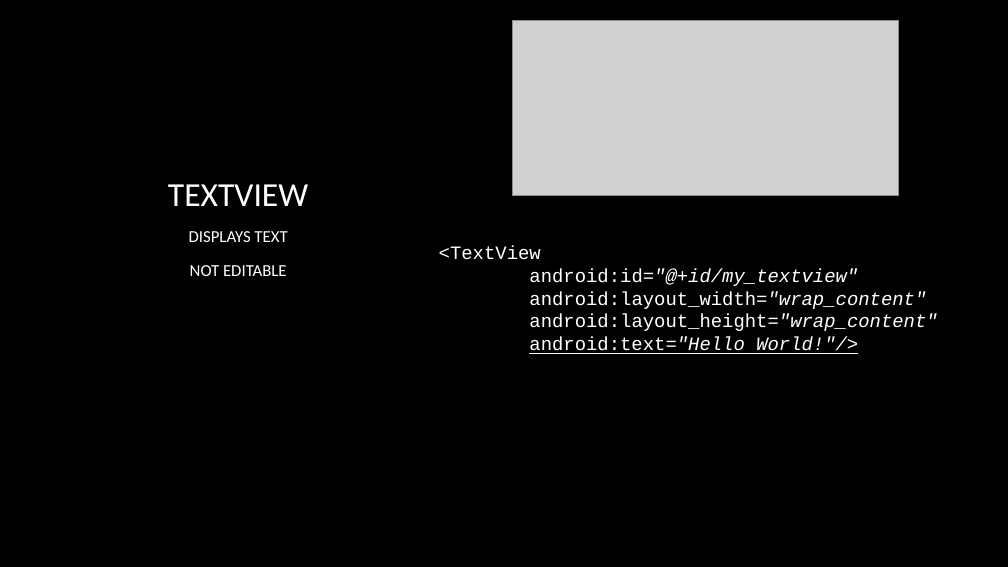
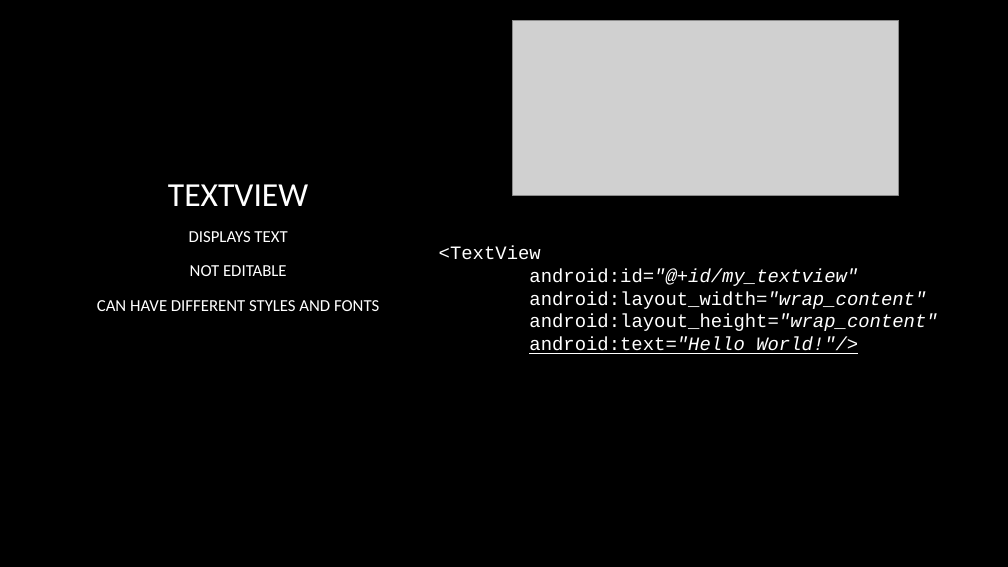
Before and after one commit to dinocore1/intro-to-android, a slide deck: slide 10 of Into To Android layout.pptx. Drawn at 1008x567 pixels with LibreOffice and Linux fonts; fonts in the diff are those of the drawing; grey boxes stand for pictures; background and template pictures are left out. Boxes give left, top, right and bottom in pixels: in the first picture for what was removed or moved away, otherwise in the second. Text is boxed around its words. In the diff, an @@ line names an element or a change of style, - is before the commit and + after.

```diff
--- a/Into To Android layout.pptx
+++ b/Into To Android layout.pptx
@@ text at (97,300,379,311): paragraph added @@
+CAN HAVE DIFFERENT STYLES AND FONTS
```
Also in this commit, not shown: 3 other slides changed, 1 slide added, 1 slide removed, 1 other file.
